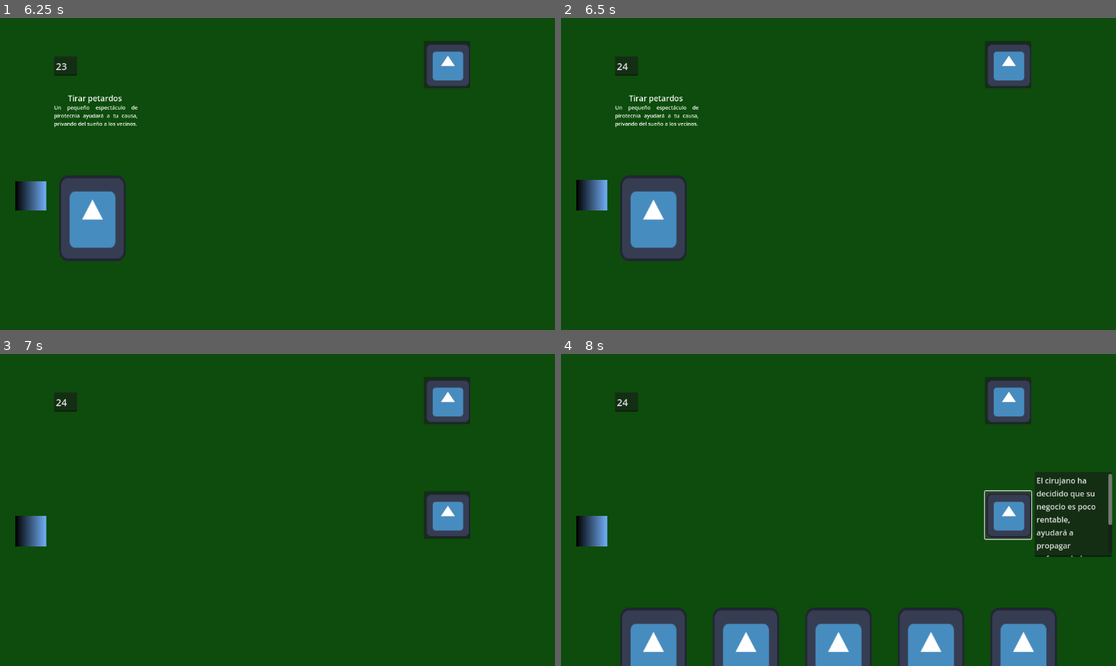
Above: before the commit, frames 1-4 (two rows, left to right).
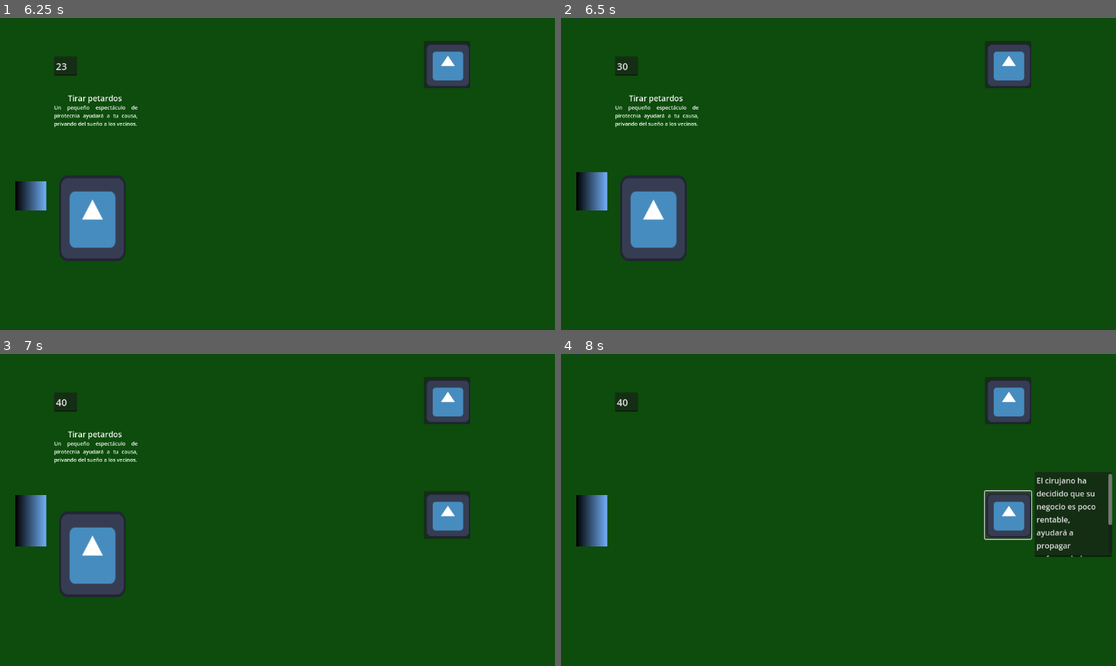
Above: after the commit, the same moments.

Repository: Beltenebr0s/LevelUpGameJam2024
Game: Godot game, scene res://escenas/menu_principal.tscn
Same seed, same stepped clock (60 frames per second), same inputs: the game is played once before the commit and once after it. The engine's default icon, where the game draws it, is replaced by a stand-in: a white triangle on a blue panel in a dark square.
Inputs (mouse positions are in pixels of both pictures, inside the frame that each line leads up to):
- Up to frame 1 (6.25 s): click "Título del juego" at 0.5 s; click "JUGAR" at 1.25 s; click "start game" at 2 s; tap Enter at 2.75 s; move the mouse to (399, 158) at 2.77 s; tap 7 (Desbloquear Caballero) at 2.85 s; click (449, 64) at 3.5 s; click (449, 64) at 4.25 s; click (449, 64) at 5 s; click (94, 314) at 5.77 s
- Up to frame 2 (6.5 s): no input
- Up to frame 3 (7 s): move the mouse to (166, 525) at 6.52 s; tap 9 (Desbloquear Cirujano) at 6.6 s
- Up to frame 4 (8 s): click (1010, 516) at 7.25 s

Frame 1 is identical in both runs. In frame 2, 0.2% of the frame differs, in the area x 2-13%, y 14-52%; in frame 3, 4.1%; in frame 4, 11%, in the area x 2-90%, y 14-100%.

Commit message:
dividir el turno

Diff:
--- a/scripts/game_controller.gd
+++ b/scripts/game_controller.gd
@@ -44,8 +44,12 @@
 	await mazo_jugador.carta_seleccionada
 	mano_ui.ocultar_cartas(true)
 	print("		- jugada realizada")
+	aplicar_efecto_carta(true)
+	await get_tree().create_timer(2.0).timeout
+	mano_ui.ocultar_cartas(false)
 	jugada_ia()
-	aplicar_efecto_turno()
+	await get_tree().create_timer(2.0).timeout
+	aplicar_efecto_carta(false)
 	await get_tree().create_timer(1.0).timeout
 
 func crear_manos():
@@ -60,26 +64,34 @@
 	ai_selected_card = mazo_ia.mano.pick_random()
 	print("		* Carta seleccionada por la IA:", ai_selected_card.titulo)
 
-func aplicar_efecto_turno():
-	# 1. Mirar los efectos que aplican (modificadores de pasivas, etc)
-	# 2. Mirar si la carta elegida es una pasiva
-		# 2.1.(true) Actualizar UI de habilidades pasivas
-	# 3. Aplicar efectos normales
-	var valor_carta = selected_card.valor
-	print("		-- Comprobando si está activada la pasiva correspondiente: ", selected_card.tipo)
-	if pasivas_ui.pasiva_activada(0):
-		valor_carta += 15
-		print("		-- El Caballero está activado, la carta ahora vale ", valor_carta)
-	if (selected_card.tipo == 1 or selected_card.tipo == 2) and pasivas_ui.pasiva_activada(selected_card.tipo):
-		valor_carta = roundi(2 * valor_carta)
-		print("		-- La pasiva ", selected_card.tipo, " está activada. La carta ahora vale ", valor_carta)
-	print("		-- Aplicando efecto de las cartas:", selected_card.titulo, " y ", ai_selected_card.titulo)
-	var resultado = valor_carta - ai_selected_card.valor * 0.8
+func aplicar_efecto_carta(b_is_player : bool):
+	var resultado
+	print("		-- Aplicando efecto de la carta:" )
+	if(b_is_player):
+		resultado = aplicar_pasivas_activas()
+		activar_pasiva()
+
+	else:
+		resultado = nerf_card_to_ia()
+	medidor_locura.suma_locos(resultado)
 	print("			-> Resultado del turno: ", resultado)
-	medidor_locura.suma_locos(resultado)
+
+func nerf_card_to_ia():
+	return ai_selected_card.valor * 0.8 * -1
+
+func activar_pasiva():
 	if selected_card.desbloquea_pasiva:
 		print("		-- activando pasiva tipo:", selected_card.tipo)
 		pasivas_ui.activar(selected_card.tipo)
+
+func aplicar_pasivas_activas():
+	print("		-- Comprobando si está activada la pasiva correspondiente: ", selected_card.tipo)
+	var resultado = selected_card.valor
+	if pasivas_ui.pasiva_activada(0):
+		resultado += 15
+	if (selected_card.tipo == 1 or selected_card.tipo == 2) and pasivas_ui.pasiva_activada(selected_card.tipo):
+		resultado = roundi(2 * selected_card.valor)
+	return resultado
 
 func mulligan():
 	if mano_ui.mano_lista and !mulligan_usado:
